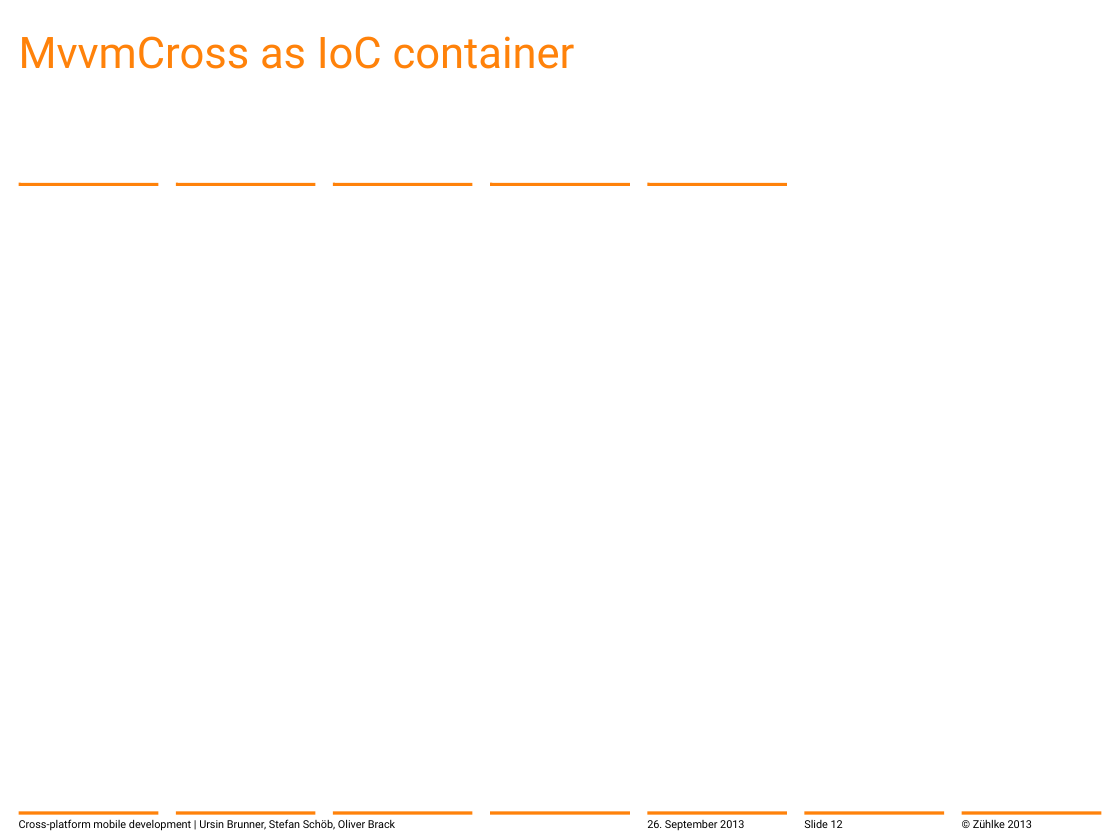
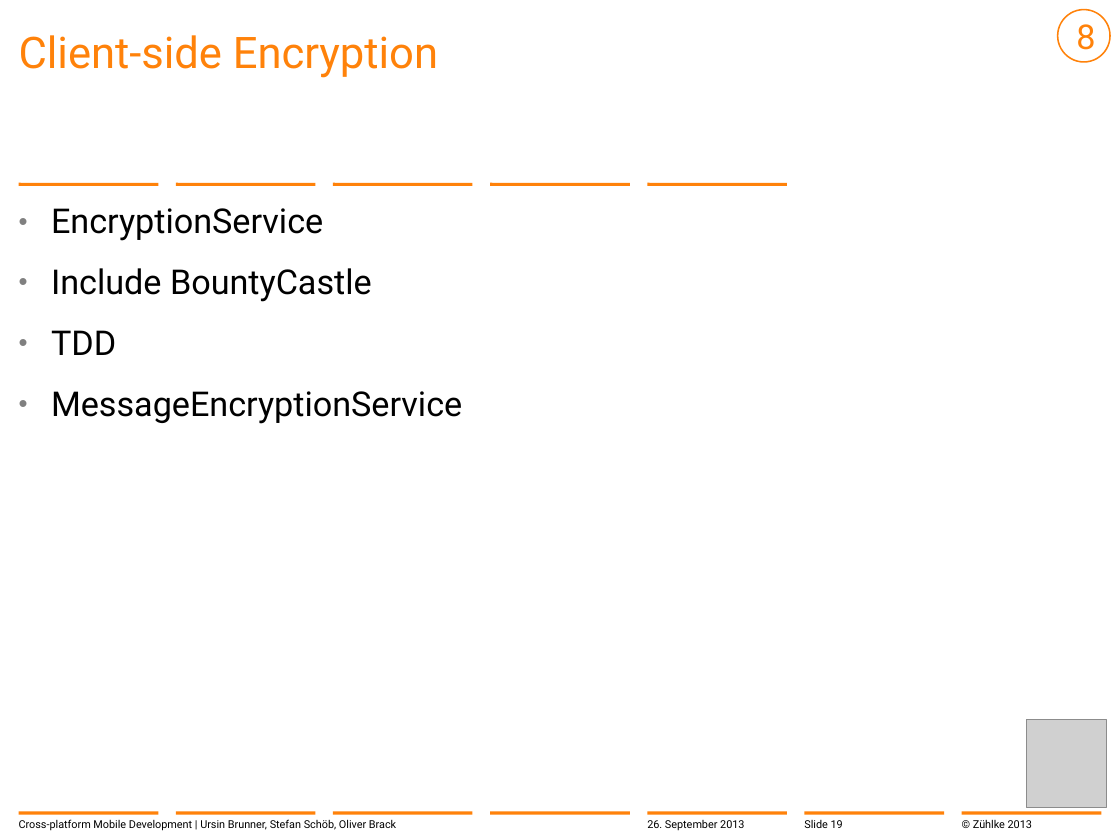
Before and after one commit to brunnurs/zxm, a slide deck: slide 19 of docs/13-09-26 Cross-platform mobile development with C#.pptx (slide 12 before the commit). Drawn at 1120x840 pixels with LibreOffice and Linux fonts; fonts in the diff are those of the drawing; grey boxes stand for pictures; background and template pictures are left out. Boxes give left, top, right and bottom in pixels: in the first picture for what was removed or moved away, otherwise in the second. Text is boxed around its words. In the diff, an @@ line names an element or a change of style, - is before the commit and + after.

```diff
--- a/docs/13-09-26 Cross-platform mobile development with C#.pptx
+++ b/docs/13-09-26 Cross-platform mobile development with C#.pptx
@@ ellipse added at [1057,10,1110,63], outline #FF820A 1 pt, 22 pt, text #FF820A @@
+8
@@ title at [19,35,438,78]: text changed @@
-MvvmCross as IoC container
+Client-side Encryption
@@ text added at [51,208,462,424], 22 pt, text #000000 @@
+  • EncryptionService
+  • Include BountyCastle
+  • TDD
+  • MessageEncryptionService
@@ picture added at [1026,719,1107,808] @@
@@ text at [19,819,396,831]: text changed @@
-Cross-platform mobile development | Ursin Brunner, Stefan Schöb, Oliver Brack
+Cross-platform Mobile Development | Ursin Brunner, Stefan Schöb, Oliver Brack
@@ page number at [804,820,843,828]: text changed @@
-Slide 12
+Slide 19
```
Also in this commit, not shown: 24 other slides changed, 1 slide added.
